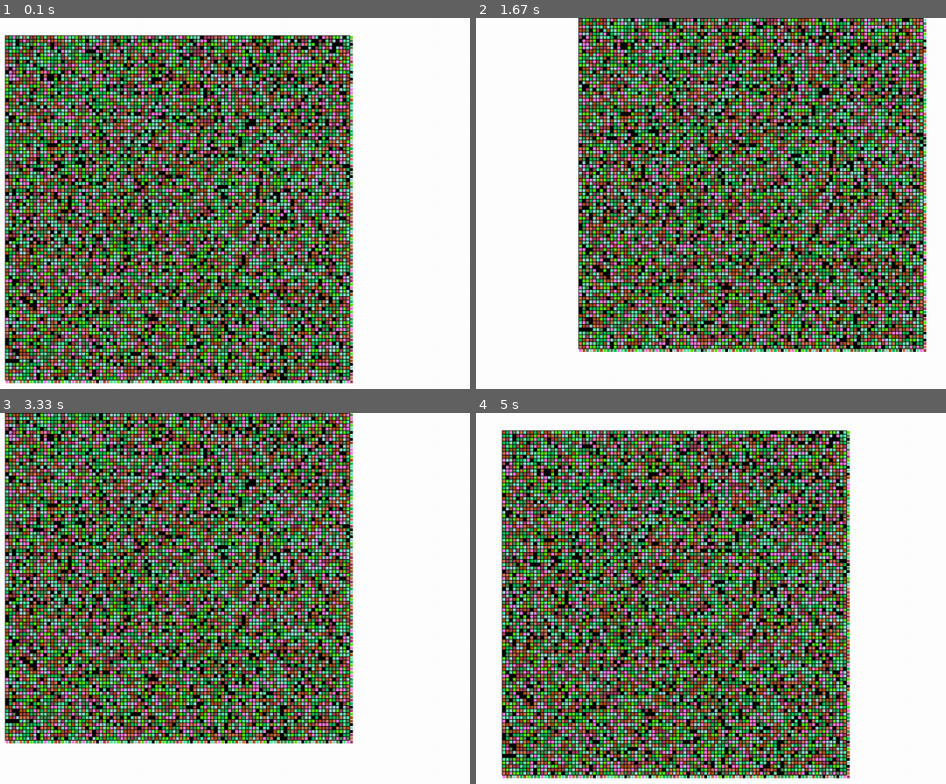
Above: before the commit, frames 1-4 (two rows, left to right).
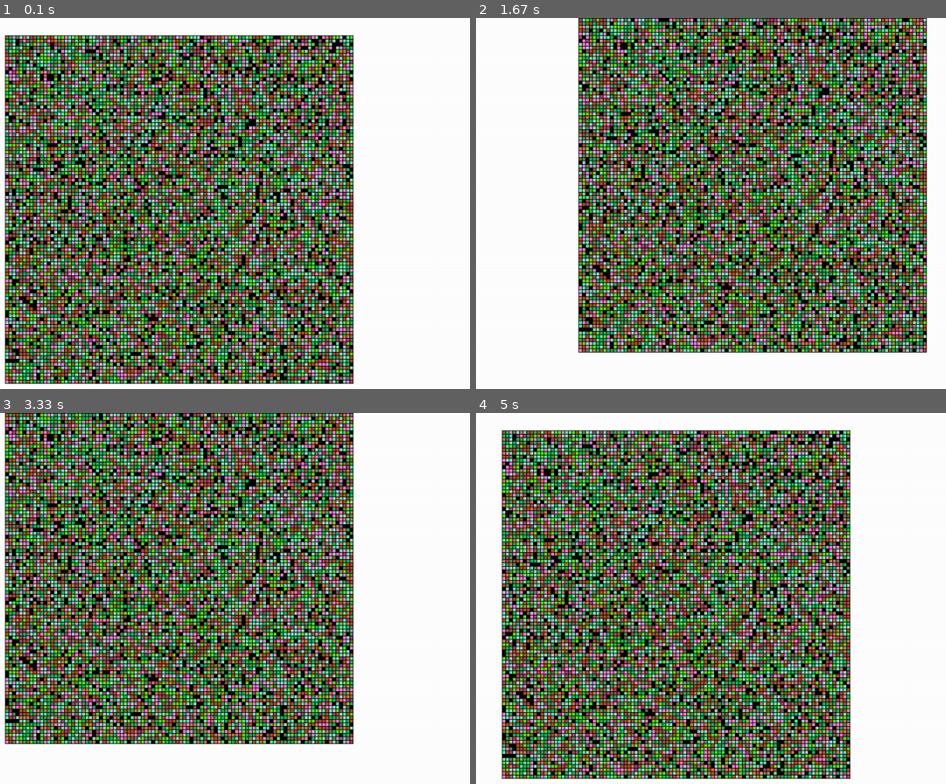
Above: after the commit, the same moments.

Repository: RedNetMaker/LearnPythonLib
Game: pygame game, started from PyGame/main.py
Same seed, same stepped clock (60 frames per second), same inputs: the game is played once before the commit and once after it.
Inputs:
- Up to frame 1 (0.1 s): no input
- Up to frame 2 (1.67 s): hold Right 0.33-0.8 s; hold Up 0.83-1.13 s; hold Right 1.17-1.63 s
- Up to frame 3 (3.33 s): hold Left 1.67-2.2 s; hold Down 2.23-2.53 s; hold Left 2.57-2.97 s; hold Up from 3 s (still down)
- Up to frame 4 (5 s): release Up at 3.37 s; hold Right 3.4-4.03 s; hold Down 4.07-4.43 s; hold Left 4.47-4.93 s; hold Right from 4.97 s (still down)

The runs differ from the first frame. In frame 1, 1.0% of the frame differs, in the area x 0-76%, y 4-99%; in frame 2, 0.8%; in frame 3, 1.0%; in frame 4, 1.0%.

Commit message:
Поле завершено

Diff:
--- a/PyGame/main.py
+++ b/PyGame/main.py
@@ -35,8 +35,8 @@
     screen.fill((255, 255, 255))
 
     for i in range(100):
-        pygame.draw.line(screen, (0, 0, 0), (i * 6 + x, 0 + y), (i * 6 + x, 99 * 6 + y))
-        pygame.draw.line(screen, (0, 0, 0), (0 + x, i * 6 + y), (99 * 6 + x, i * 6 + y))
+        pygame.draw.line(screen, (0, 0, 0), (i * 6 + x, 0 + y), (i * 6 + x, 100 * 6 + y))
+        pygame.draw.line(screen, (0, 0, 0), (0 + x, i * 6 + y), (100 * 6 + x, i * 6 + y))
 
         for l in range(100):
             match matrix[i][l]:
@@ -63,6 +63,9 @@
 
             pygame.draw.rect(screen, color, pygame.Rect(i * 6 + x + 1, l * 6 + y + 1, 5, 5))
 
+    pygame.draw.line(screen, (0, 0, 0), (100 * 6 + x, 0 + y), (100 * 6 + x, 100 * 6 + y))
+    pygame.draw.line(screen, (0, 0, 0), (0 + x, 100 * 6 + y), (100 * 6 + x, 100 * 6 + y))
+
 
     # if is_blue:
     #     color = (0, 128, 255)
